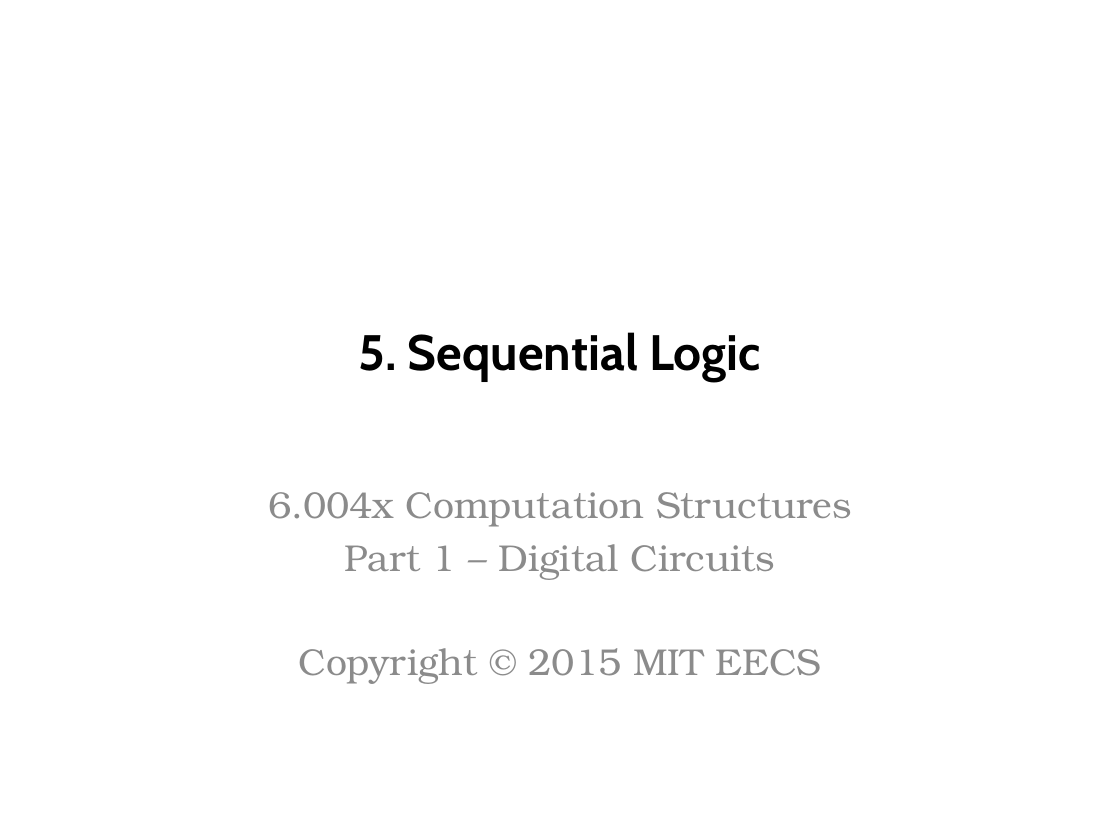
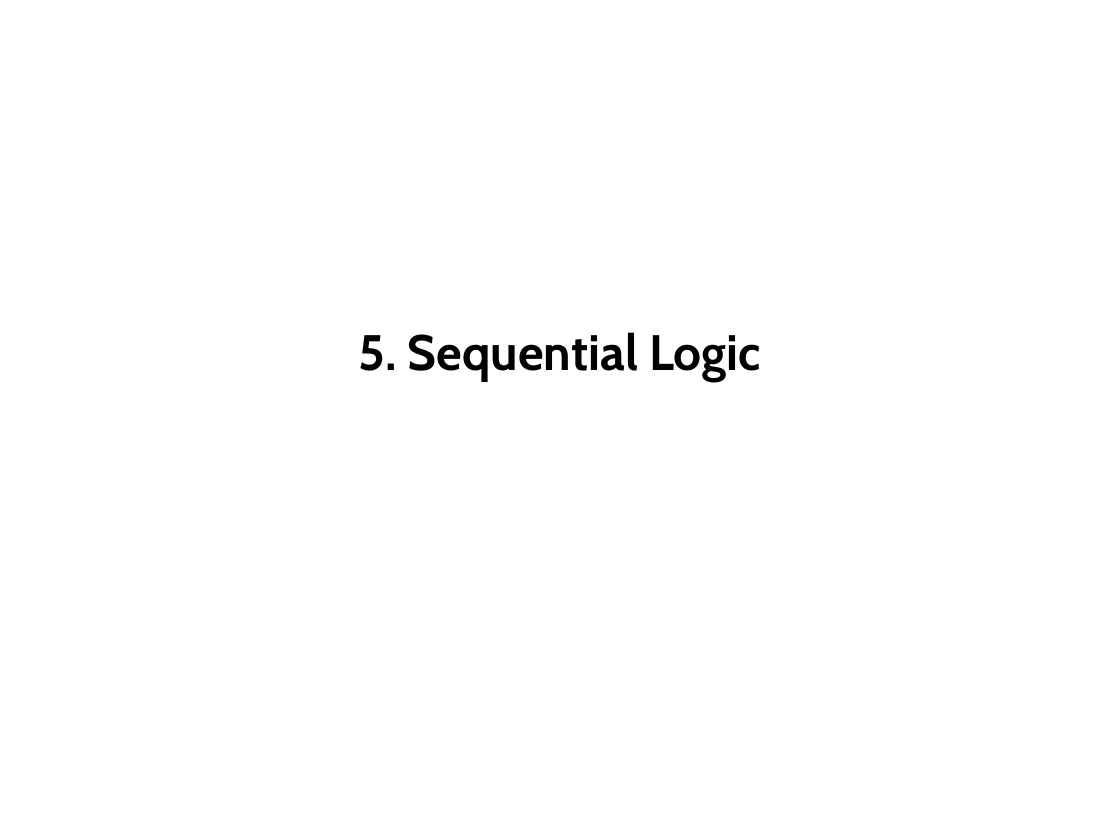
Before and after one commit to computation-structures/course, a slide deck: slide 1 of lecture_slides/sequential.pptx. Drawn at 1120x840 pixels with LibreOffice and Linux fonts; fonts in the diff are those of the drawing. Boxes give left, top, right and bottom in pixels: in the first picture for what was removed or moved away, otherwise in the second. Text is boxed around its words. In the diff, an @@ line names an element or a change of style, - is before the commit and + after.

```diff
--- a/lecture_slides/sequential.pptx
+++ b/lecture_slides/sequential.pptx
@@ subtitle removed at <box>268,492,851,684</box> @@
-6.004x Computation Structures
-Part 1 – Digital Circuits
-Copyright © 2015 MIT EECS
```
Also in this commit, not shown: 24 other files.
